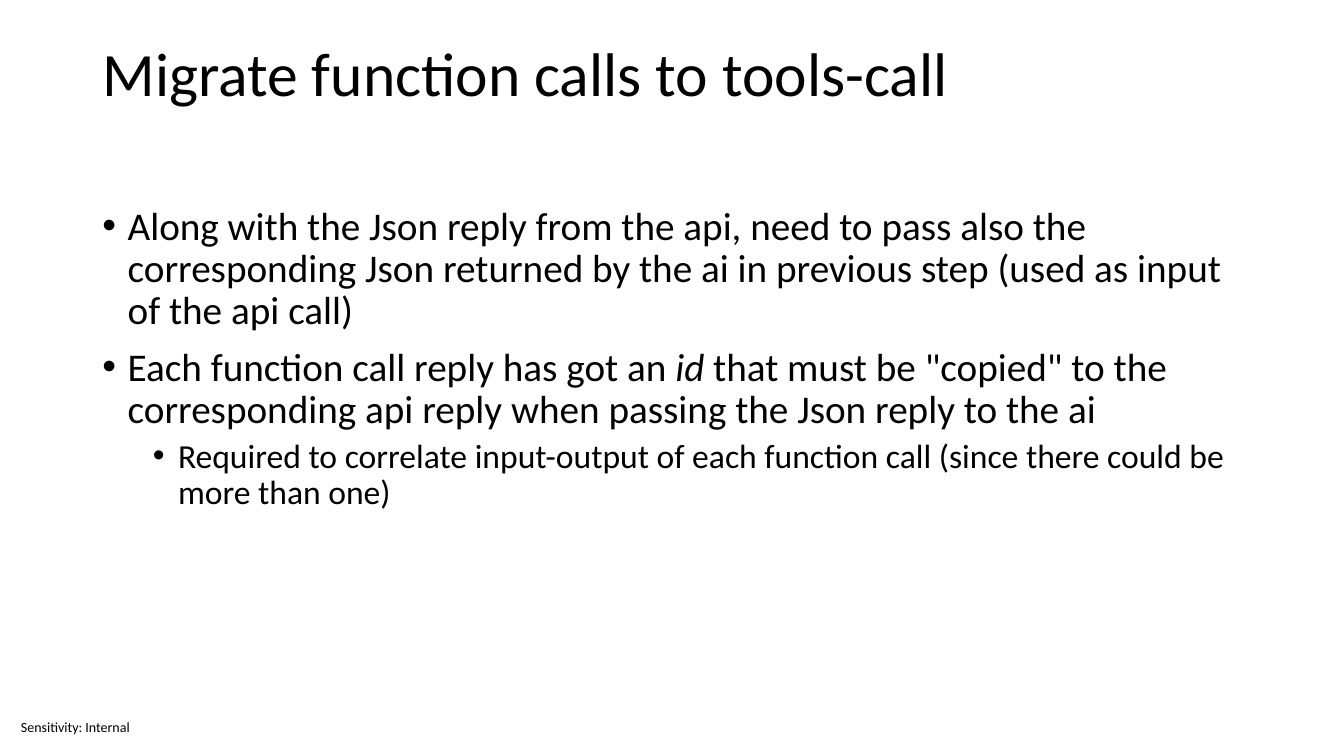
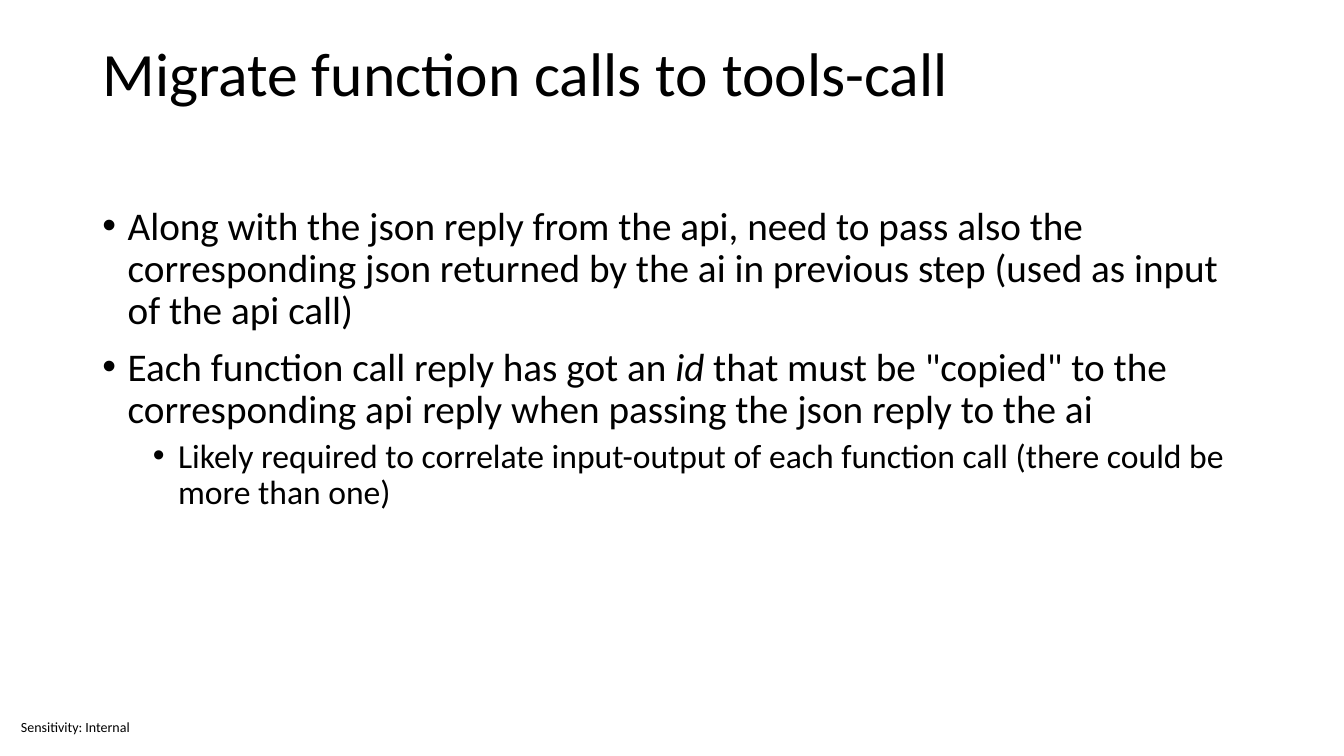
Before and after one commit to sabbadino/function-caling, a slide deck: slide 12 of Function calling.pptx (slide 18 before the commit). Drawn at 1344x756 pixels with LibreOffice and Linux fonts; fonts in the diff are those of the drawing. Boxes give left, top, right and bottom in pixels: in the first picture for what was removed or moved away, otherwise in the second. Text is boxed around its words. In the diff, an @@ line names an element or a change of style, - is before the commit and + after.

Commit message:
pptx

```diff
--- a/Function calling.pptx
+++ b/Function calling.pptx
@@ text at (128,212,1223,509): text changed @@
-• Along with the Json reply from the api, need to pass also the corresponding Json returned by the ai in previous step (used as input of the api call)
-• Each function call reply has got an id that must be "copied" to the corresponding api reply when passing the Json reply to the ai
-  • Required to correlate input-output of each function call (since there could be more than one)
+• Along with the json reply from the api, need to pass also the corresponding json returned by the ai in previous step (used as input of the api call)
+• Each function call reply has got an id that must be "copied" to the corresponding api reply when passing the json reply to the ai
+  • Likely required to correlate input-output of each function call (there could be more than one)
```
Also in this commit, not shown: 8 other slides changed, 6 slides removed.
